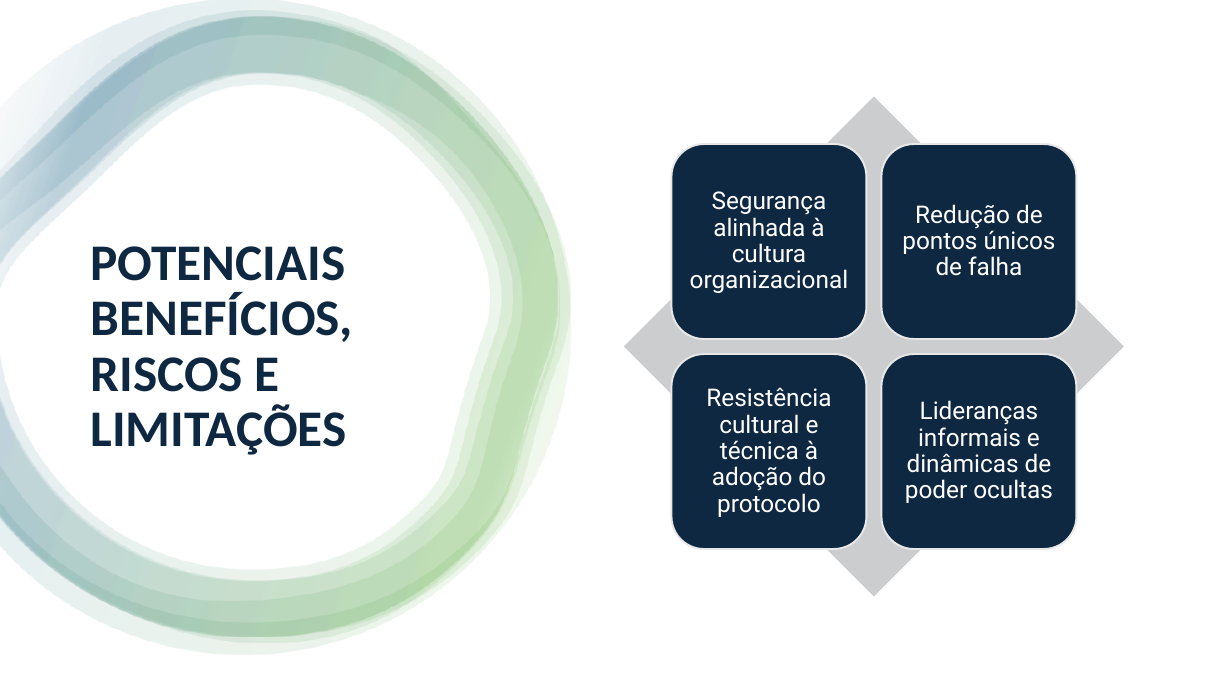
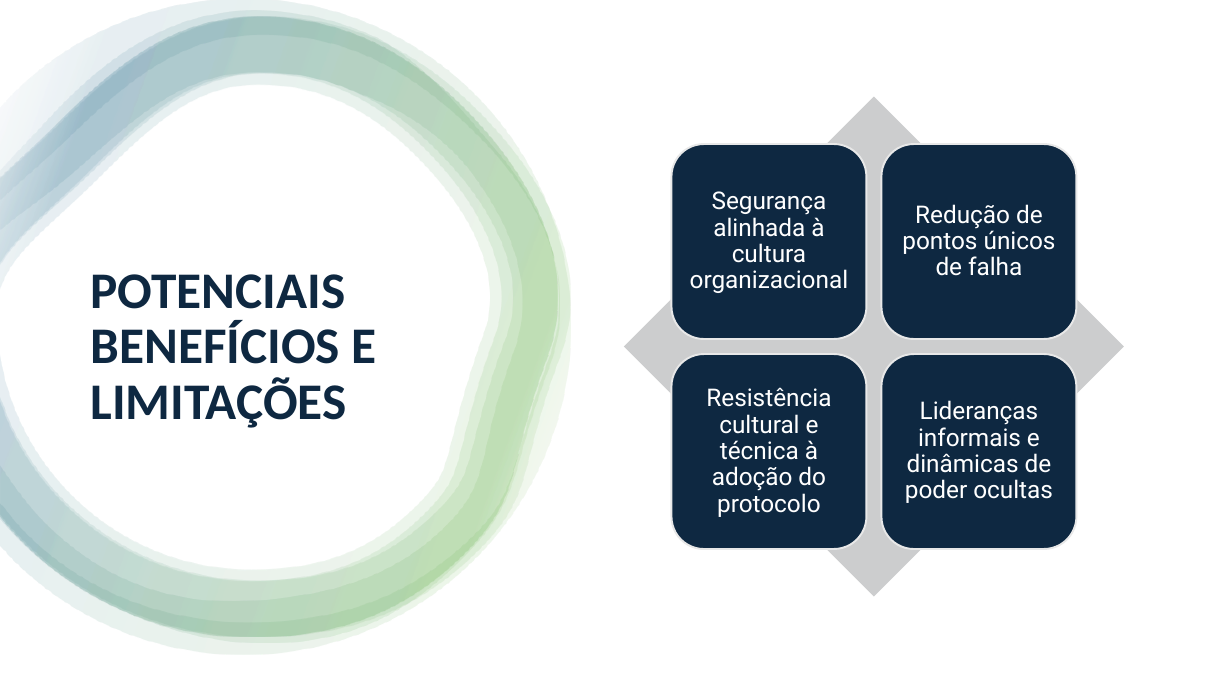
Before and after one commit to teromonte/HorizontalThreatModeling, a slide deck: slide 10 of Apresentação.pptx. Drawn at 1232x693 pixels with LibreOffice and Linux fonts; fonts in the diff are those of the drawing. Boxes give left, top, right and bottom in pixels: in the first picture for what was removed or moved away, otherwise in the second. Text is boxed around its words. In the diff, an @@ line names an element or a change of style, - is before the commit and + after.

```diff
--- a/Apresentação.pptx
+++ b/Apresentação.pptx
@@ title at (91, 274, 377, 428): text changed @@
-POTENCIAIS BENEFÍCIOS, RISCOS E LIMITAÇÕES
+POTENCIAIS BENEFÍCIOS E LIMITAÇÕES
```
Also in this commit, not shown: 7 other slides changed, 1 other file.
